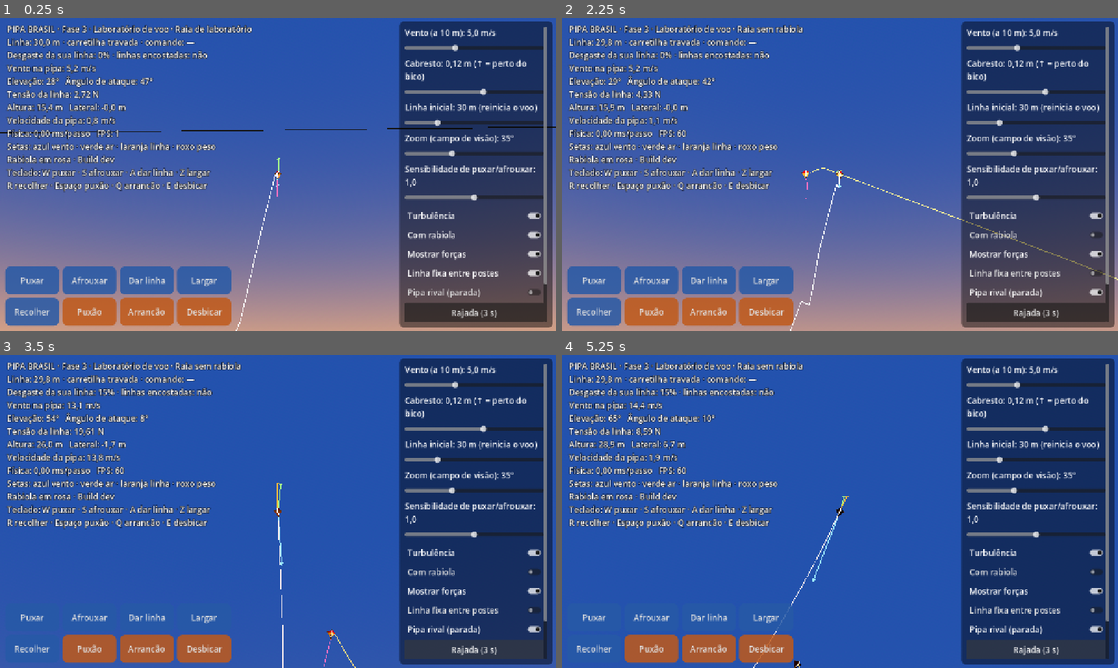
Above: before the commit, frames 1-4 (two rows, left to right).
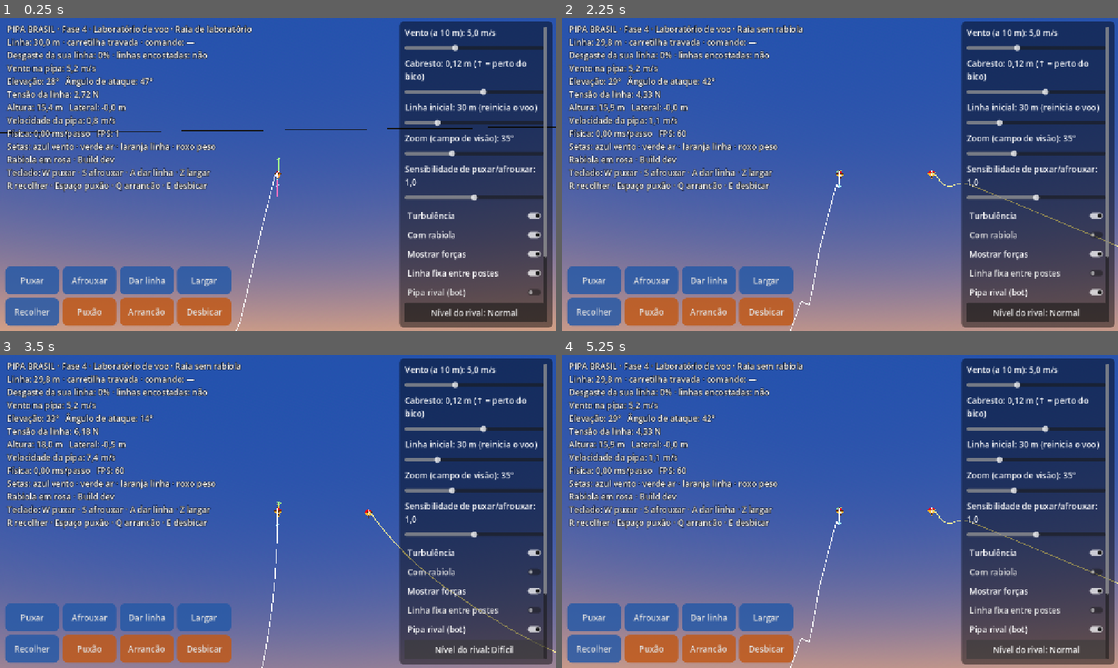
Above: after the commit, the same moments.

Repository: lucaskaeller201-ui/Pipa-Brasil
Game: Godot game, scene res://scenes/main/main.tscn
Two runs of this game, one before a commit and one after it. Both use one fixed random seed, a clock stepped at 60 frames per second and the inputs below.
Inputs (mouse positions are in pixels of both pictures, inside the frame that each line leads up to):
- Up to frame 1 (0.25 s): no input
- Up to frame 2 (2.25 s): click "Com rabiola" at 0.5 s; click "Linha fixa entre postes" at 1.25 s; click "Pipa rival (parada)" (after the commit: "Pipa rival (bot)") at 2 s
- Up to frame 3 (3.5 s): click (472, 649) at 2.75 s, where only the run after the commit has a clickable "Nível do rival: Normal"
- Up to frame 4 (5.25 s): click (1034, 649) at 3.5 s, where only the run after the commit has a clickable "Nível do rival: Difícil"; click (1034, 649) at 4.25 s, where only the run after the commit has a clickable "Nível do rival: Profissional"; click (1034, 649) at 5 s, where only the run after the commit has a clickable "Nível do rival: Fácil"

The runs differ from the first frame. In frame 1, 0.3% of the frame differs, in the area x 14-99%, y 2-96%; in frame 2, 0.7%; in frame 3, 29%; in frame 4, 42%, in the area x 0-100%, y 2-100%.

Commit message:
Fase 4: bot no laboratório (rival e piloto automático), referência regenerada, docs
Co-Authored-By: Claude Opus 5.5 <noreply@anthropic.com>
Claude-Session: https://claude.ai/code/session_01VcBVPpGPHbKMkWY2F5CwiY

Diff:
--- a/game/lab/lab_voo.gd
+++ b/game/lab/lab_voo.gd
@@ -5,8 +5,9 @@
 ## carretilha, com setas das forças e números ao vivo. Os comandos do pipeiro
 ## (botões na tela ou teclado) mexem a mão e a carretilha; a pipa responde só
 ## pela física. Opcionalmente há uma linha fixa entre postes e uma pipa rival
-## parada, para treinar o contato entre linhas (a linha fica vermelha com o
-## desgaste e pode romper).
+## pilotada por um bot (que persegue a sua pipa), para treinar o contato entre
+## linhas (a linha fica vermelha com o desgaste e pode romper). O piloto
+## automático põe um bot para pilotar a sua pipa.
 
 const BuildInfo := preload("res://game/main/build_info.gd")
 const Ambiente := preload("res://game/world/ambiente.gd")
@@ -35,6 +36,11 @@
 
 var _linha_fixa := true
 var _rival := false
+var _nivel_rival: BotDifficulty.Level = BotDifficulty.Level.NORMAL
+var _bot_rival: BotPilot
+var _piloto_automatico := false
+var _bot_meu: BotPilot
+var _botao_nivel: Button
 var _mensagem := ""
 var _mensagem_ate := 0.0
 
@@ -96,6 +102,10 @@
 		if arg.begins_with("--camera="):
 			_camera_modo = clampi(arg.trim_prefix("--camera=").to_int(), 0, CAMERAS.size() - 1)
 			_botao_camera.text = "Câmera: %s" % CAMERAS[_camera_modo]
+		elif arg == "--rival":
+			_rival = true
+		elif arg == "--auto":
+			_piloto_automatico = true
 	reiniciar()
 
 
@@ -116,10 +126,15 @@
 			_postes.add_child(_criar_poste(Vector3(x, 0.0, z), y))
 	_pipa_rival.visible = _rival
 	_pipeiro_rival.visible = _rival
+	_bot_rival = null
 	if _rival:
-		world.add_flyer(_def_com_rabiola, Vector3(6.0, 0.0, 0.0), _comprimento_linha, 30.0, -18.0, true)
-		_pipa_rival.call("construir", _def_com_rabiola)
+		world.add_flyer(_def_sem_rabiola, Vector3(6.0, 0.0, 0.0), _comprimento_linha, 30.0, 0.0, true, 3.0)
+		_pipa_rival.call("construir", _def_sem_rabiola)
 		_pipeiro_rival.position = Vector3(6.0, 0.8, 0.25)
+		_bot_rival = BotPilot.new(BotDifficulty.create(_nivel_rival), 11)
+		_bot_rival.line_target = _comprimento_linha
+	_bot_meu = BotPilot.new(BotDifficulty.create(BotDifficulty.Level.PROFISSIONAL), 12)
+	_bot_meu.line_target = _comprimento_linha
 	_mensagem = ""
 	_atualizar_visual()
 
@@ -132,7 +147,19 @@
 
 
 func _physics_process(delta: float) -> void:
-	_ler_comandos()
+	var meu: Flyer = world.flyers[0]
+	if _piloto_automatico and not meu.cut:
+		_bot_meu.target_azimuth = 0.0
+		_bot_meu.update(meu, world.time)
+		_ultimo_comando = "piloto automático"
+	else:
+		_ler_comandos()
+	if _bot_rival != null and world.flyers.size() > 1 and not (world.flyers[1] as Flyer).cut:
+		var rival: Flyer = world.flyers[1]
+		# O rival persegue a sua pipa: mira o azimute dela visto do lugar dele.
+		var alvo := meu.kite.position - rival.hand_position
+		_bot_rival.target_azimuth = rad_to_deg(atan2(alvo.x, -alvo.z))
+		_bot_rival.update(rival, world.time)
 	var inicio := Time.get_ticks_usec()
 	world.step(delta)
 	var ms := (Time.get_ticks_usec() - inicio) / 1000.0
@@ -246,7 +273,7 @@
 	var meu: Flyer = world.flyers[0]
 	var desgaste := meu.line.max_wear() / meu.line.strength * 100.0 if not meu.cut else 100.0
 	var linhas := PackedStringArray([
-		"PIPA BRASIL · Fase 3 · Laboratório de voo · %s" % definicao.model_name,
+		"PIPA BRASIL · Fase 4 · Laboratório de voo · %s" % definicao.model_name,
 		"Linha: %s m · carretilha %s · comando: %s" % [_num(world.line_length(), 1), carretilha, _ultimo_comando],
 		"Desgaste da sua linha: %d%% · linhas encostadas: %s" % [roundi(desgaste), "sim" if world.combat.contacts_last_step > 0 else "não"],
 		"Vento na pipa: %s m/s" % _num(k.last_wind.length(), 1),
@@ -358,7 +385,9 @@
 	_toggle(caixa, "Com rabiola", true, _ao_mudar_rabiola)
 	_toggle(caixa, "Mostrar forças", _mostrar_forcas, _ao_mudar_forcas)
 	_toggle(caixa, "Linha fixa entre postes", _linha_fixa, _ao_mudar_linha_fixa)
-	_toggle(caixa, "Pipa rival (parada)", _rival, _ao_mudar_rival)
+	_toggle(caixa, "Pipa rival (bot)", _rival, _ao_mudar_rival)
+	_botao_nivel = _botao(caixa, "Nível do rival: %s" % BotDifficulty.level_name(_nivel_rival), _ao_tocar_nivel)
+	_toggle(caixa, "Piloto automático na minha", _piloto_automatico, _ao_mudar_piloto)
 	_botao(caixa, "Rajada (3 s)", _ao_tocar_rajada)
 	_botao_camera = _botao(caixa, "Câmera: %s" % CAMERAS[_camera_modo], _ao_tocar_camera)
 	_botao(caixa, "Reiniciar voo", reiniciar)
@@ -448,6 +477,18 @@
 	reiniciar()
 
 
+func _ao_tocar_nivel() -> void:
+	_nivel_rival = ((_nivel_rival + 1) % 4) as BotDifficulty.Level
+	_botao_nivel.text = "Nível do rival: %s" % BotDifficulty.level_name(_nivel_rival)
+	if _rival:
+		reiniciar()
+
+
+func _ao_mudar_piloto(ligado: bool) -> void:
+	_piloto_automatico = ligado
+	world.input.clear()
+
+
 func _ao_mudar_sensibilidade(v: float) -> void:
 	_sensibilidade = v
 
--- a/project.godot
+++ b/project.godot
@@ -7,7 +7,7 @@
 
 config/name="PIPA BRASIL"
 config/description="Simulador brasileiro de pipas em 3D"
-config/version="0.3.0"
+config/version="0.4.0"
 run/main_scene="res://scenes/main/main.tscn"
 config/features=PackedStringArray("4.7", "Mobile")
 config/icon="res://icon.svg"
--- /dev/null
+++ b/tests/golden/raia_sem_rabiola.csv
@@ -0,0 +1,17 @@
+t,x,y,z,tensao,linha
+0.50,-0.2925,16.9187,-26.2102,5.8478,29.8500
+1.00,-0.6936,19.9419,-24.1338,6.0537,29.8500
+1.50,-0.4542,22.6614,-21.7439,5.2280,29.8500
+2.00,-0.0841,24.6717,-19.5470,4.3994,29.8500
+2.50,0.1667,26.0771,-17.7095,3.6987,29.8500
+3.00,0.4929,27.0148,-16.2940,3.1441,29.8500
+3.50,0.9620,27.6055,-15.2868,2.7334,29.8500
+4.00,1.3942,27.9565,-14.6225,2.4352,29.8500
+4.50,1.6080,28.1484,-14.2384,2.2172,29.8500
+5.00,1.5772,28.2311,-14.0810,2.0638,29.8500
+5.50,1.3783,28.2425,-14.0780,1.9616,29.8500
+6.00,1.0879,28.2172,-14.1506,1.8969,29.8500
+6.50,0.7360,28.1825,-14.2384,1.8595,29.8500
+7.00,0.3249,28.1572,-14.3011,1.8431,29.8500
+7.50,-0.1249,28.1529,-14.3121,1.8425,29.8500
+8.00,-0.5593,28.1759,-14.2583,1.8510,29.8500
--- a/tests/unit/test_cena_principal.gd
+++ b/tests/unit/test_cena_principal.gd
@@ -30,4 +30,13 @@
 	assert_true(texto.contains("PIPA BRASIL"), "o painel mostra o nome do jogo")
 	assert_true(texto.contains("Tensão"), "o painel mostra a tensão da linha")
 
+	# Liga a pipa rival (bot) e o piloto automático: o mundo passa a ter 2 pipeiros.
+	raiz.call("_ao_mudar_rival", true)
+	raiz.call("_ao_mudar_piloto", true)
+	world = raiz.get("world")
+	assert_eq(world.flyers.size(), 2, "a rival entra no mundo")
+	for i in 120:
+		raiz.call("_physics_process", 1.0 / 120.0)
+	assert_true(world.is_finite_state())
+
 	raiz.queue_free()
Not shown, changed: export_presets.cfg
Not shown, changed: docs/arquitetura.md
Not shown, changed: docs/changelog.md
Not shown, changed: docs/decisoes.md
Not shown, changed: docs/progresso.md
